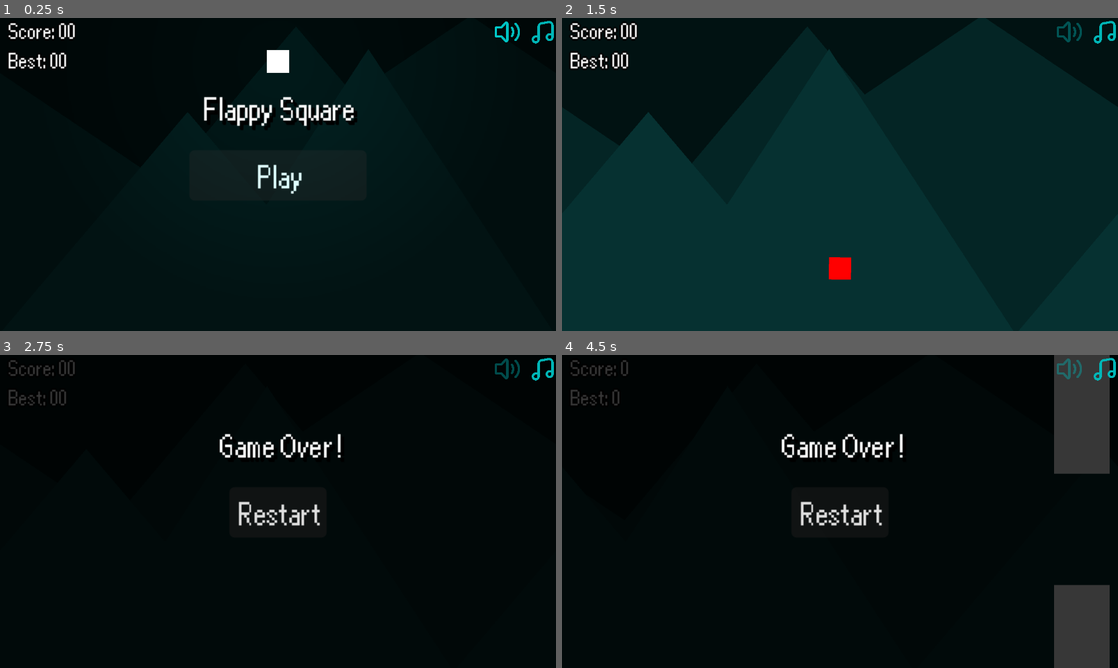
Above: before the commit, frames 1-4 (two rows, left to right).
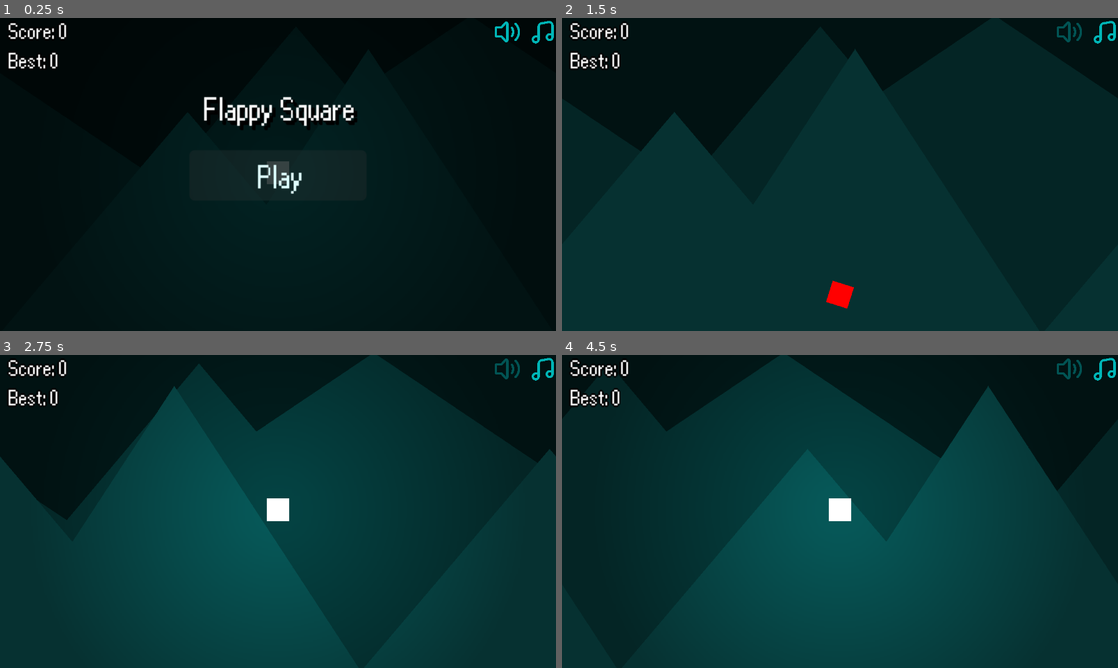
Above: after the commit, the same moments.

Repository: Nabil080/flappy-square
Game: Godot game, scene res://core/game.tscn
The game is run twice, just before and just after one commit, with the same random seed, the same clock (stepped at 60 frames per second) and the same inputs.
Inputs (mouse positions are in pixels of both pictures, inside the frame that each line leads up to):
- Up to frame 1 (0.25 s): no input
- Up to frame 2 (1.5 s): click "Play" at 0.5 s; click (1067, 30) at 1.25 s
- Up to frame 3 (2.75 s): click (278, 511) at 2 s, where only the run after the commit has a clickable "Restart"
- Up to frame 4 (4.5 s): click (840, 511) at 2.75 s, where only the run before the commit has a clickable "Restart"; click (1067, 367) at 3.5 s; click (1067, 367) at 4.25 s

The runs differ from the first frame. In frame 1, 0.6% of the frame differs, in the area x 10-53%, y 1-54%; in frame 2, 2.0%; in frame 3, 79%; in frame 4, 85%, in the area x 0-100%, y 0-100%.

Commit message:
no pipes until first flap

Diff:
--- a/core/game.gd
+++ b/core/game.gd
@@ -13,6 +13,7 @@
 
 func _ready() -> void:
 	_load_data()
+	_reset_game()
 
 func _reset_game():
 	Music.play()
@@ -75,4 +76,3 @@
 	_reset_game()
 	game_over_menu.hide()
 	get_tree().paused = false
-	player.is_playing = true
--- a/core/game.tscn
+++ b/core/game.tscn
@@ -24,23 +24,8 @@
 offset_right = 320.0
 offset_bottom = 180.0
 
-[node name="Background" type="ColorRect" parent="UI"]
-visible = false
-z_index = -10
-layout_mode = 1
-anchors_preset = 15
-anchor_right = 1.0
-anchor_bottom = 1.0
-offset_left = -657.7778
-offset_top = -370.0
-offset_right = 657.7778
-offset_bottom = 370.0
-grow_horizontal = 2
-grow_vertical = 2
-color = Color(0.015686275, 0.14509805, 0.14509805, 1)
-
 [node name="Score" type="Label" parent="UI"]
-z_index = 1
+z_index = 10
 layout_mode = 1
 offset_left = 4.0
 offset_right = 11.0
@@ -58,15 +43,15 @@
 z_index = 2
 layout_mode = 1
 
-[node name="StartingMenu" parent="UI" instance=ExtResource("7_vhpdd")]
-visible = false
-layout_mode = 1
-
 [node name="SoundButtons" parent="UI" instance=ExtResource("5_gjr3k")]
 z_index = 10
 layout_mode = 1
 
 [node name="ParallaxBackground" parent="UI" instance=ExtResource("6_4cdhi")]
+
+[node name="StartingMenu" parent="UI" instance=ExtResource("7_vhpdd")]
+z_index = 5
+layout_mode = 1
 
 [node name="Floor" type="StaticBody2D" parent="." groups=["enemy"]]
 position = Vector2(160, 180)
@@ -82,7 +67,7 @@
 shape = SubResource("WorldBoundaryShape2D_ey2n3")
 
 [node name="Player" parent="." groups=["player"] instance=ExtResource("1_d3un6")]
-position = Vector2(160, 25.000008)
+position = Vector2(160, 89)
 
 [node name="PipeManager" type="Node2D" parent="."]
 position = Vector2(336, 92)
--- a/core/pipe_manager.gd
+++ b/core/pipe_manager.gd
@@ -2,6 +2,7 @@
 
 signal player_entered
 
+@onready var player: Player = $"../Player"
 const PIPES = preload("uid://bmkwntdta7k0t")
 const MAX_DIST := 50.0
 const MAX_PIPES := 5
@@ -27,7 +28,7 @@
 
 func _spawn_loop() -> void:
 	while true:
-		if not get_tree().paused:
+		if not get_tree().paused and player.is_playing:
 			_spawn_pipe_from_pool()
 		await get_tree().create_timer(SPAWN_INTERVAL).timeout
 
--- a/entities/player.gd
+++ b/entities/player.gd
@@ -11,6 +11,7 @@
 @export var GRAVITY := 800.0
 @export var FLAP_STRENGTH := 225.0
 
+var can_play : bool = false
 var is_playing : bool
 var should_fall : bool
 
@@ -22,9 +23,11 @@
 
 func reset():
 	global_position = STARTING_POSITION
+	can_play = true
 	is_playing = false
 	should_fall = false
 	velocity = Vector2.ZERO
+	rotation = 0.0
 	mesh_instance_2d.modulate = Color.WHITE
 	collision_shape_2d.disabled = false
 	point_light_2d.enabled = true
@@ -35,10 +38,11 @@
 		velocity.y += GRAVITY * delta
 
 	# Flap
-	if (is_playing and
+	if (can_play and
 		(Input.is_action_just_pressed("flap") or
 		Input.is_mouse_button_pressed(MOUSE_BUTTON_LEFT) and not _is_over_ui())
 		):
+		is_playing = true
 		velocity.y = -FLAP_STRENGTH
 		audio_stream_player.pitch_scale = randf_range(0.8, 1.2)
 		audio_stream_player.play()
@@ -67,10 +71,6 @@
 		is_dead.emit()
 
 
-func start():
-	is_playing = true
-
-
 func _is_over_ui() -> bool:
 	var hovered = get_viewport().gui_get_hovered_control()
 	print(hovered)
